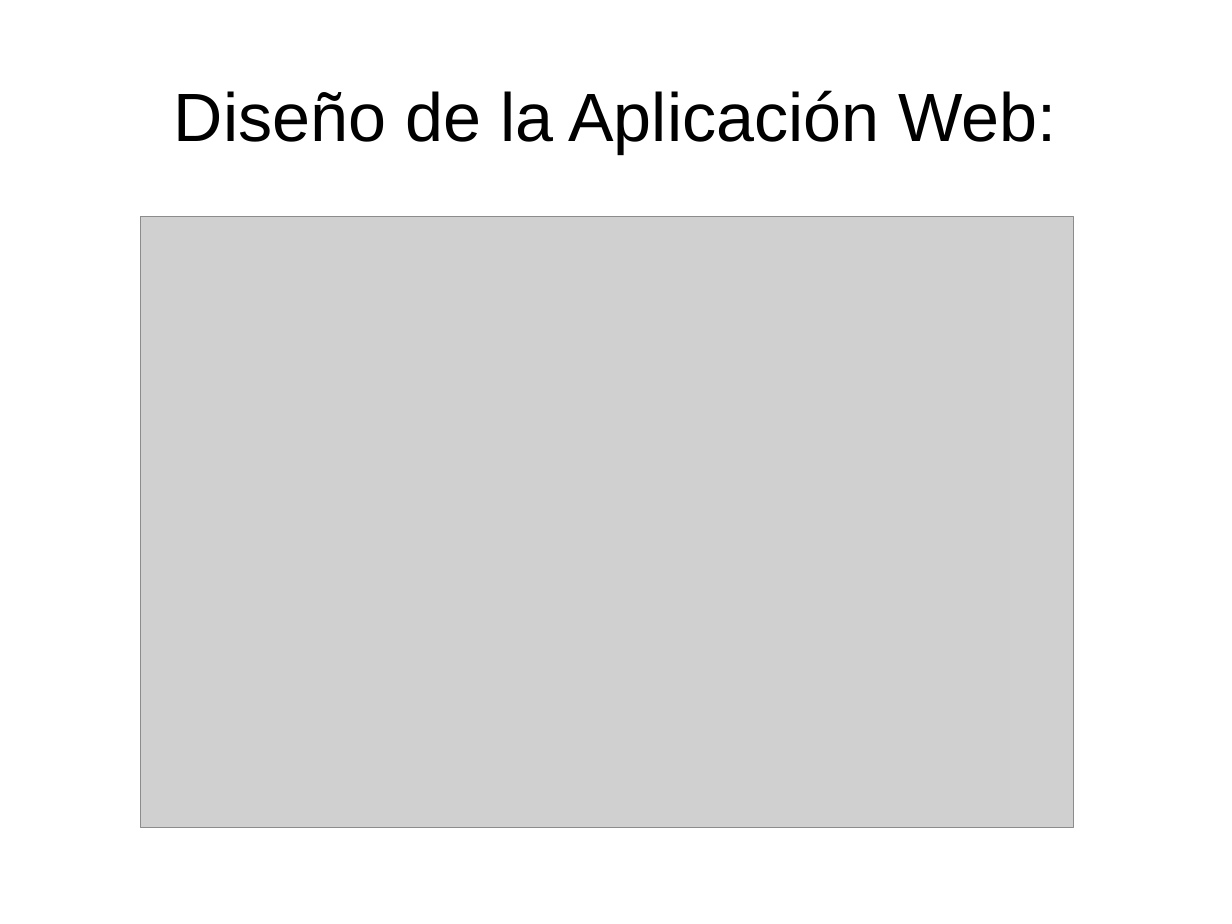
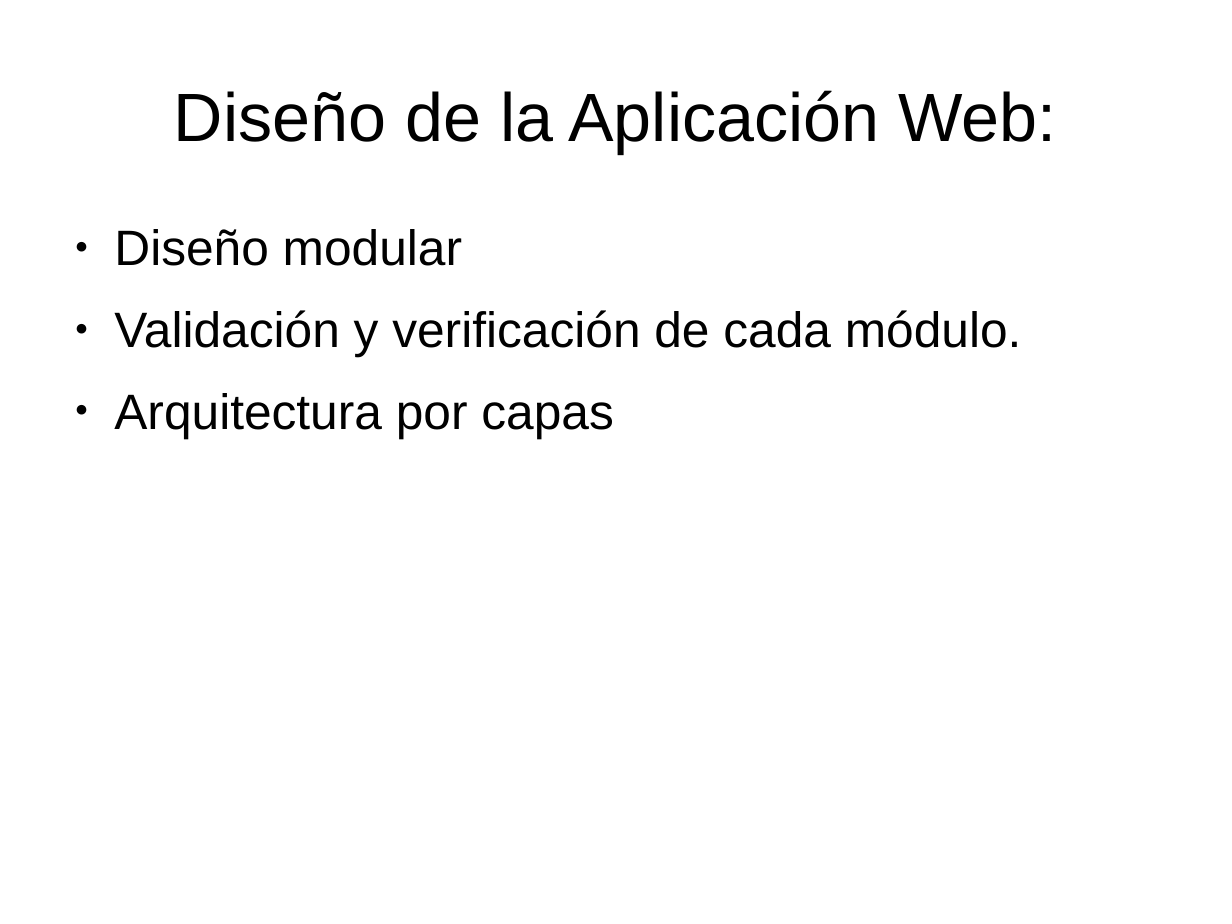
Before and after one commit to velasquezerik/tesis-doc, a slide deck: slide 10 of Presentacion/Presentacion Tesis.odp (slide 8 before the commit). Drawn at 1232x924 pixels with LibreOffice and Linux fonts; fonts in the diff are those of the drawing; grey boxes stand for pictures. Boxes give left, top, right and bottom in pixels: in the first picture for what was removed or moved away, otherwise in the second. Text is boxed around its words. In the diff, an @@ line names an element or a change of style, - is before the commit and + after.

```diff
--- a/Presentacion/Presentacion Tesis.odp
+++ b/Presentacion/Presentacion Tesis.odp
@@ text added at (114, 229, 1022, 438), 32 pt, text #000000 @@
+● Diseño modular
+● Validación y verificación de cada módulo.
+● Arquitectura por capas
@@ picture removed at (141, 216, 1074, 827) @@
```
Also in this commit, not shown: 4 slides added, 1 other file.
